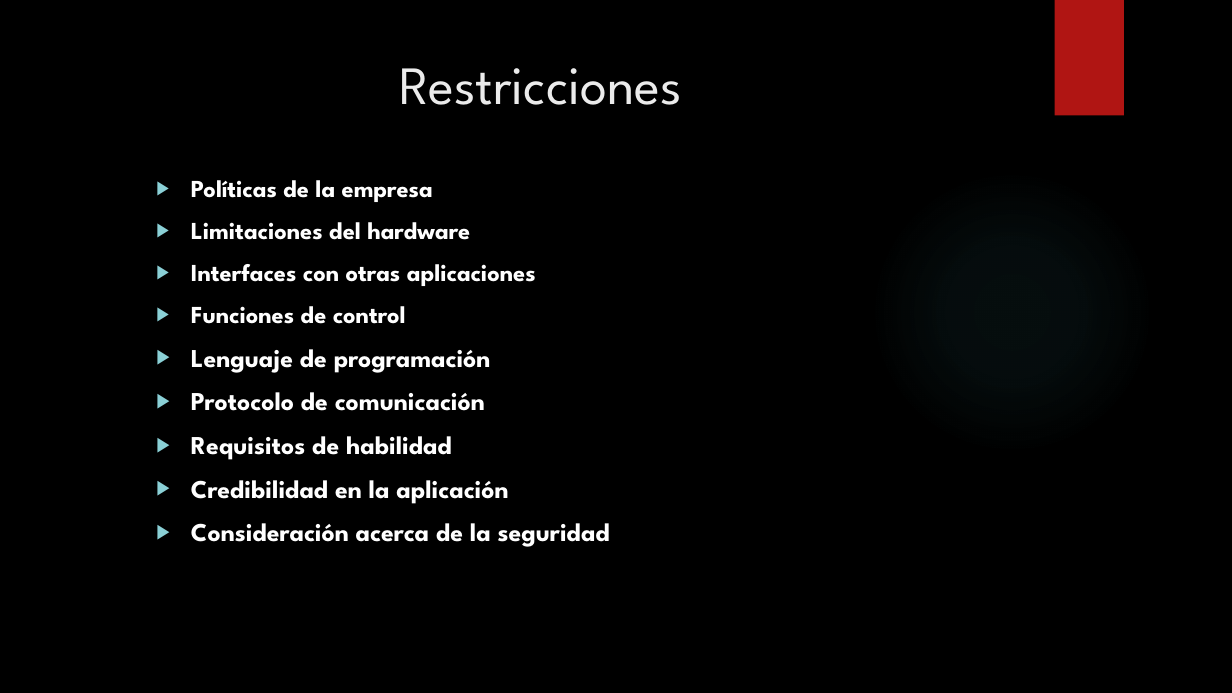
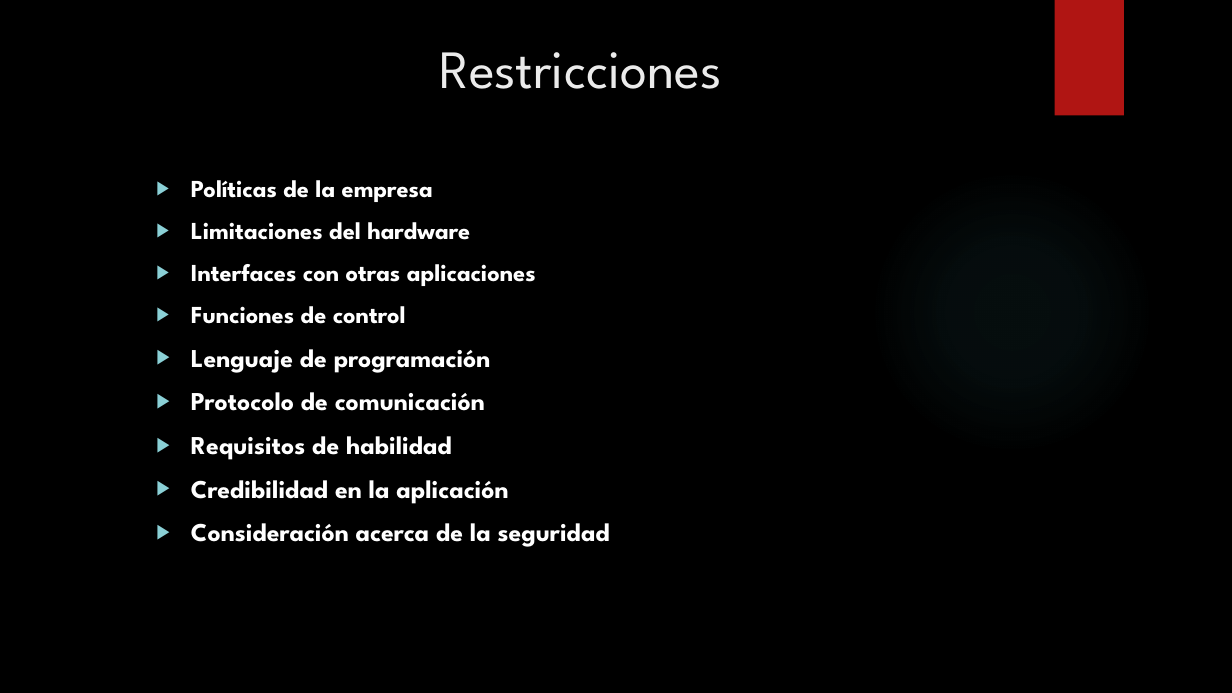
Before and after one commit to francben/proyectoDeliberyApp, a slide deck: slide 9 of Presentacion de Clase.pptx. Drawn at 1232x693 pixels with LibreOffice and Linux fonts; fonts in the diff are those of the drawing; background and template pictures are left out. Boxes give left, top, right and bottom in pixels: in the first picture for what was removed or moved away, otherwise in the second. Text is boxed around its words. In the diff, an @@ line names an element or a change of style, - is before the commit and + after.

```diff
--- a/Presentacion de Clase.pptx
+++ b/Presentacion de Clase.pptx
@@ title "Restricciones": place and size @@
-title "Restricciones" at (399, 68, 682, 105)
+title "Restricciones" at (439, 52, 722, 89)
```
Also in this commit, not shown: 11 other slides changed.
